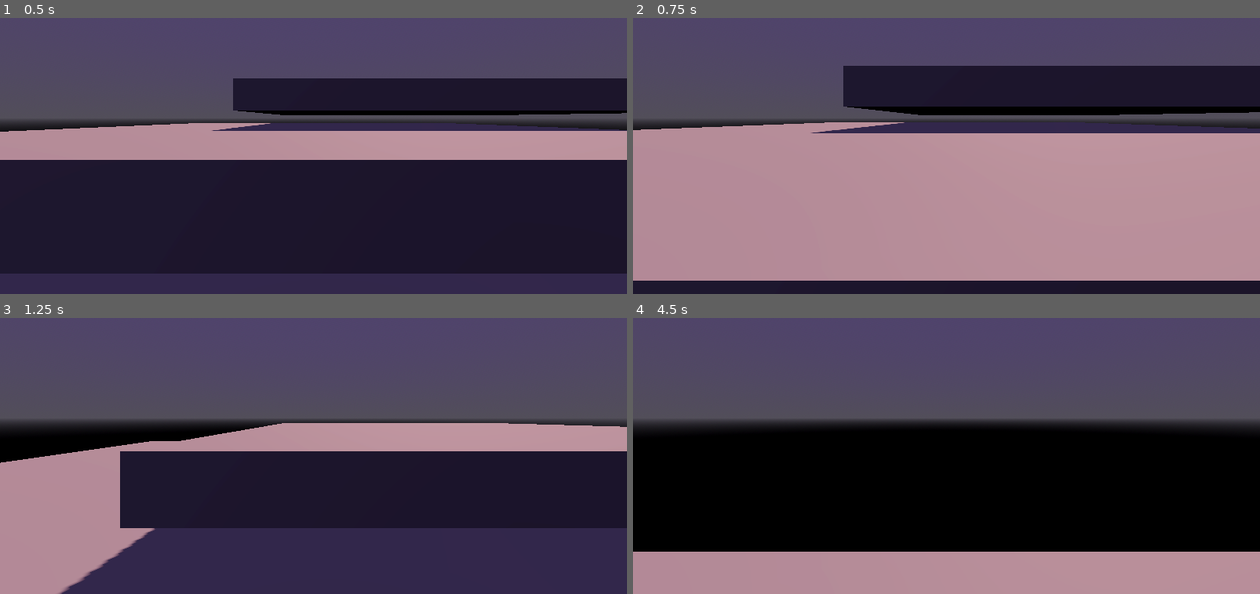
Above: before the commit, frames 1-4 (two rows, left to right).
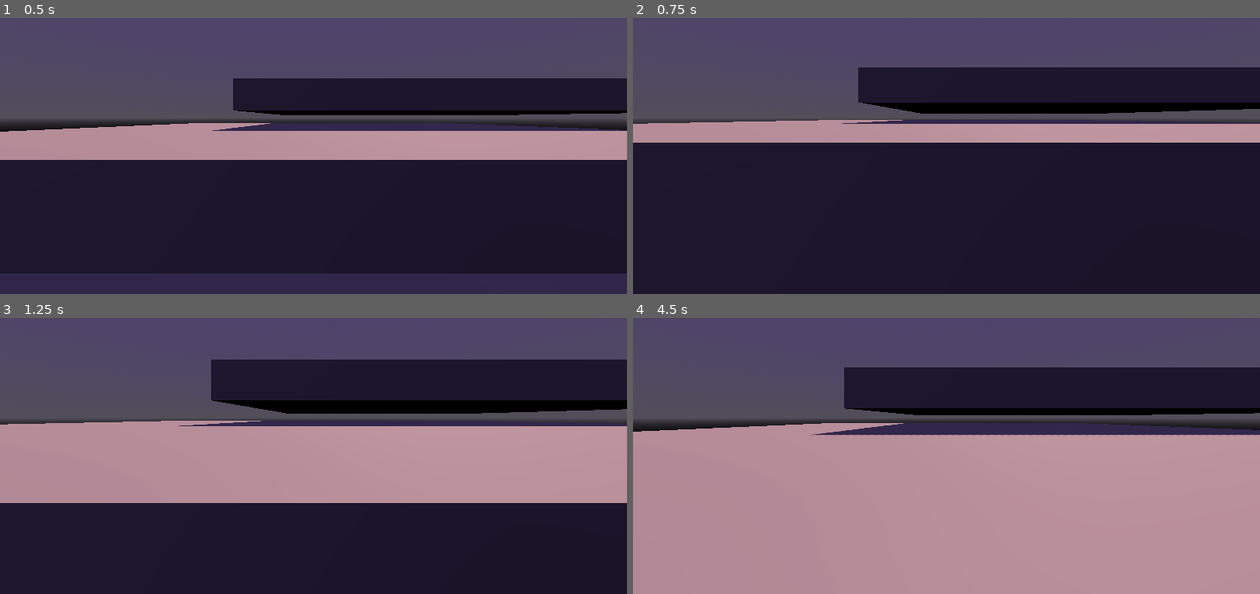
Above: after the commit, the same moments.

Repository: WildcatGameStudios/ScaryHouse
Game: Godot game, scene res://scenes/debug/debug_player_environment.tscn
The game is run twice, just before and just after one commit, with the same random seed, the same clock (stepped at 60 frames per second) and the same inputs.
Inputs:
- Up to frame 1 (0.5 s): no input
- Up to frame 2 (0.75 s): tap Enter at 0.5 s; hold W (move_forward) from 0.53 s (still down); hold Shift (run) from 0.53 s (still down)
- Up to frame 3 (1.25 s): keep holding W (move_forward); keep holding Shift (run); tap Space (jump) at 0.77, 0.8, 1.07 s
- Up to frame 4 (4.5 s): keep holding W (move_forward); release Shift (run) at 1.28 s; tap Space (jump) at 1.35, 1.52, 1.82, 2.3, 3.02, 3.32, 3.6, 3.77, 4.07 s; tap Shift (run) at 1.55, 2.85, 4.35 s; hold Shift (run) 2.03-2.78 s

Frame 1 is identical in both runs. In frame 2, 55% of the frame differs, in the area x 0-100%, y 17-96%; in frame 3, 58%, in the area x 0-100%, y 15-100%; in frame 4, 57%.

Commit message:
toggled player states to reflect base state

Diff:
--- a/scenes/player/player.tscn
+++ b/scenes/player/player.tscn
@@ -11,6 +11,12 @@
 [node name="player" type="CharacterBody3D"]
 collision_layer = 2
 script = ExtResource("1_qhqgy")
+can_run = false
+can_jump = false
+can_crouch = false
+can_dash = false
+can_double_jump = false
+walk_speed = 3
 metadata/_custom_type_script = "uid://qu65ebbkmrhx"
 
 [node name="collider" type="CollisionShape3D" parent="."]
